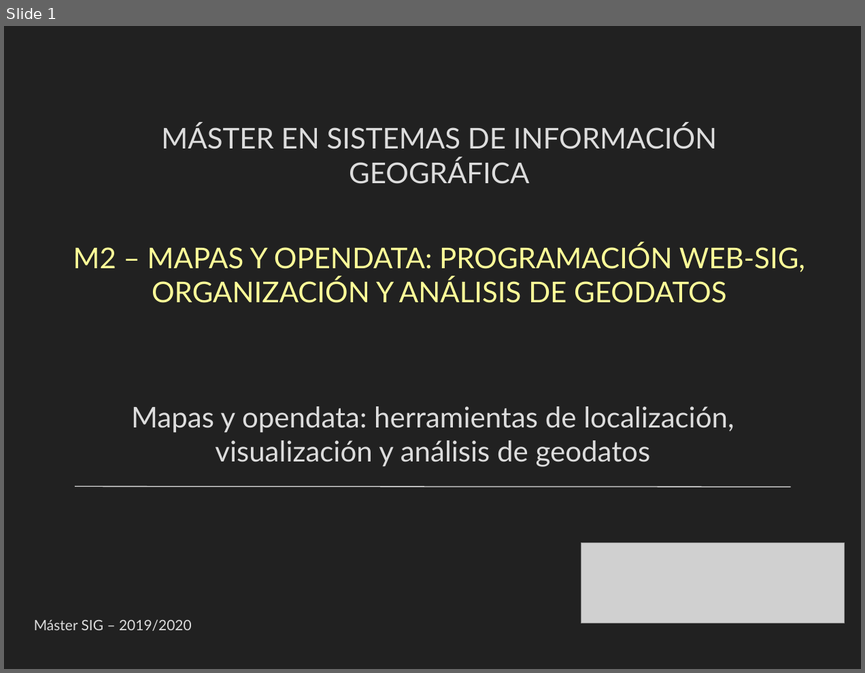
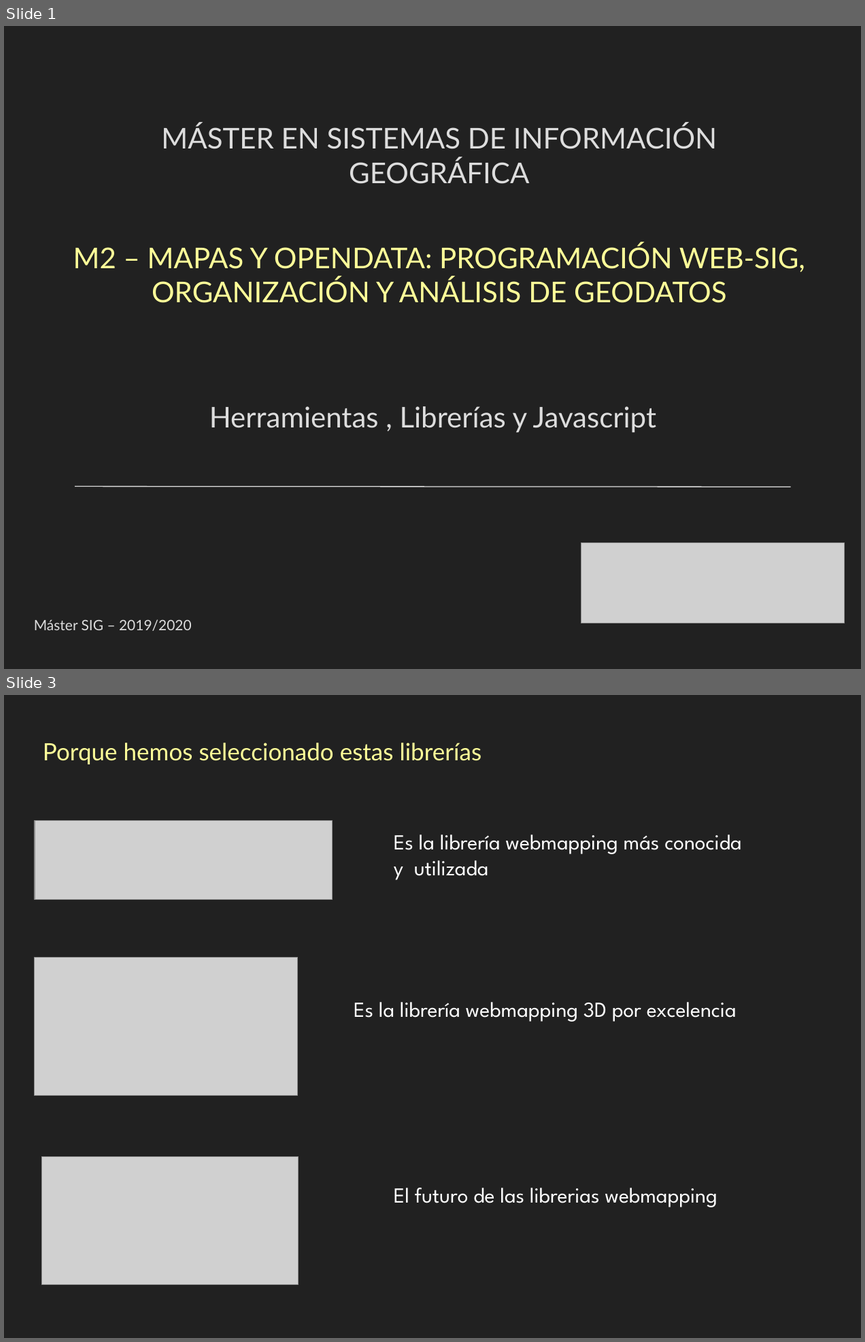
Before and after one commit to thaisfsiq/m2-geoweb, a slide deck: docs/presentacion/Herramientas-y-javascript.pptx. Shown one above the other, each under a label of ours: slide 1 before the commit, slides 1 and 3 after it; the slides between them are not shown. The pictures are 865x673 and 865x1342 pixels, drawn with LibreOffice and Linux fonts; fonts in the diff are those of the drawing; grey boxes stand for pictures. Boxes give left, top, right and bottom in pixels: in the first picture for what was removed or moved away, otherwise in the second. Text is boxed around its words. In the diff, an @@ line names an element or a change of style, - is before the commit and + after.

```diff
--- a/docs/presentacion/Herramientas-y-javascript.pptx
+++ b/docs/presentacion/Herramientas-y-javascript.pptx
@@ slide 3 added at [4,695,861,1338], background #212121 @@
@@ text added at [43,743,482,764], 20 pt, text #FFFF99 @@
+Porque hemos seleccionado estas librerías
@@ picture added at [35,821,332,900] @@
@@ text added at [394,834,741,880], 18 pt, text #FFFFFF @@
+Es la librería webmapping más conocida
+y utilizada
@@ picture added at [34,957,297,1095] @@
@@ text added at [354,1002,736,1021], 18 pt, text #FFFFFF @@
+Es la librería webmapping 3D por excelencia
@@ picture added at [41,1156,298,1285] @@
@@ text added at [394,1187,717,1207], 18 pt, text #FFFFFF @@
+El futuro de las librerias webmapping
@@ slide 1 changed as well @@
@@ text at [209,406,656,432]: text changed @@
-Mapas y opendata: herramientas de localización, visualización y análisis de geodatos
+Herramientas , Librerías y Javascript
```
Also in this commit, not shown: 5 other slides added, 5 slides removed, 37 other files.
